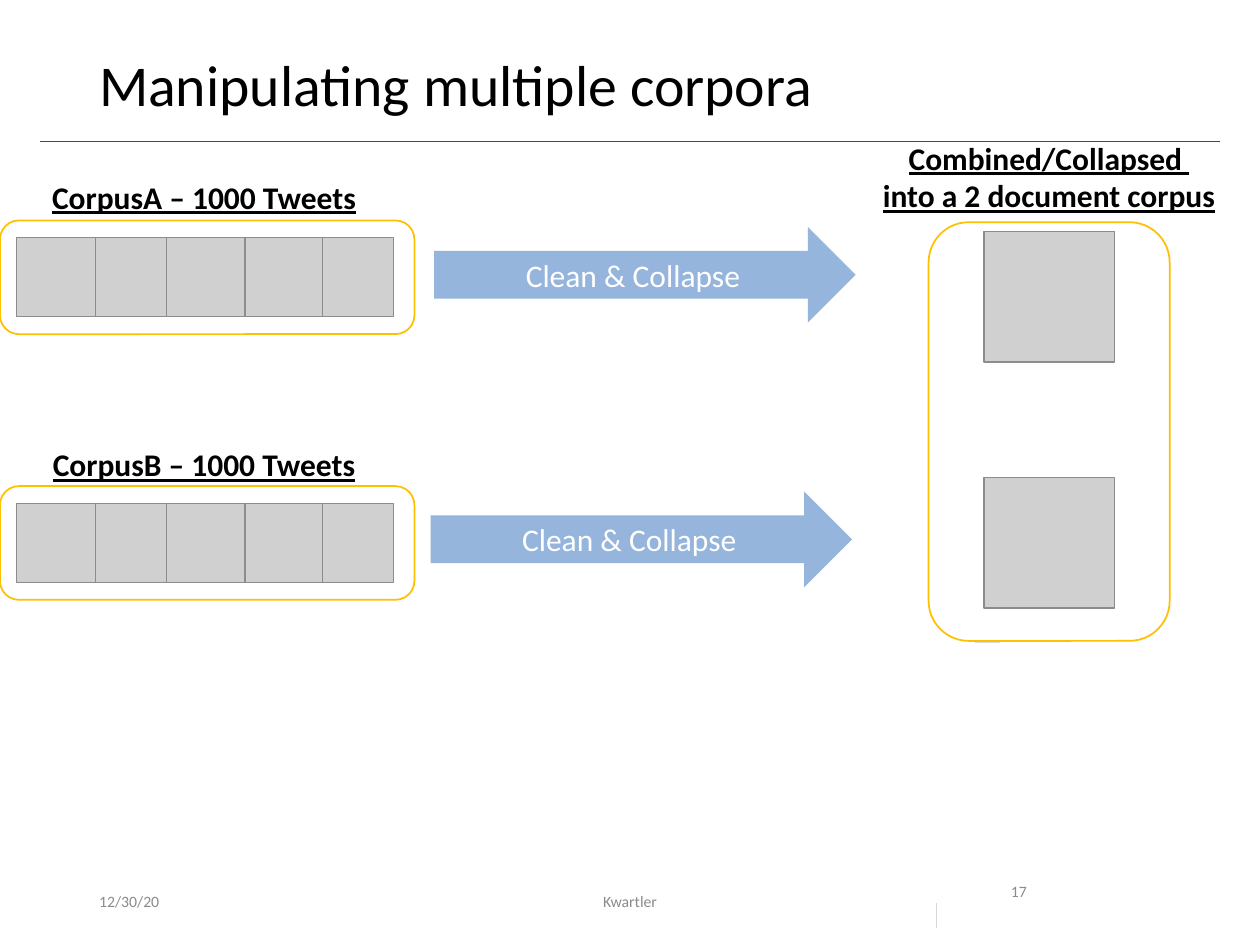
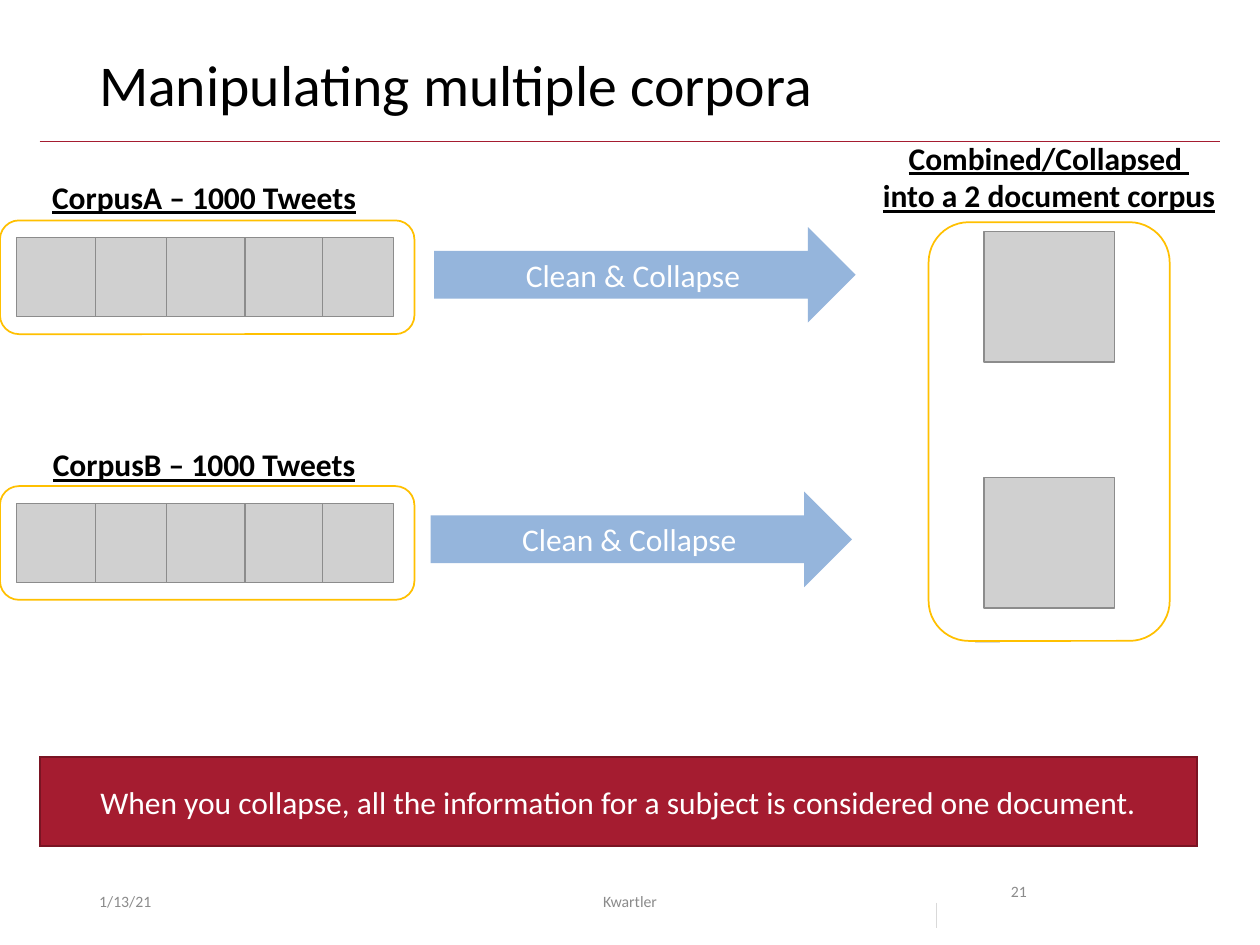
Before and after one commit to kwartler/hult_NLP_student, a slide deck: slide 21 of lessons/class3/Class3C_wordclouds.pptx (slide 17 before the commit). Drawn at 1260x945 pixels with LibreOffice and Linux fonts; fonts in the diff are those of the drawing; grey boxes stand for pictures. Boxes give left, top, right and bottom in pixels: in the first picture for what was removed or moved away, otherwise in the second. Text is boxed around its words. In the diff, an @@ line names an element or a change of style, - is before the commit and + after.

```diff
--- a/lessons/class3/Class3C_wordclouds.pptx
+++ b/lessons/class3/Class3C_wordclouds.pptx
@@ rectangle added at (x1=40, y1=757, x2=1197, y2=847), fill #A51C30, outline #7A1524 1 pt, 18 pt, text #FFFFFF @@
+When you collapse, all the information for a subject is considered one document.
@@ text at (x1=99, y1=896, x2=151, y2=908): text changed @@
-12/30/20
+1/13/21
@@ page number at (x1=1011, y1=887, x2=1027, y2=897): text changed @@
-17
+21
```
Also in this commit, not shown: 28 other slides changed, 5 slides added, 3 other files.
